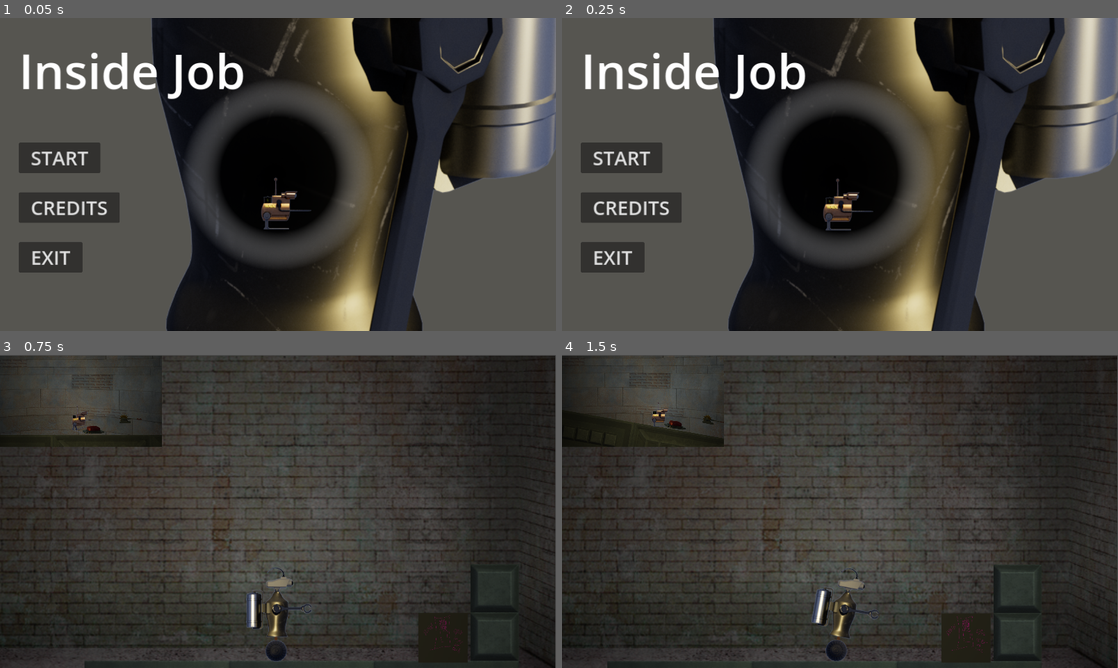
Above: before the commit, frames 1-4 (two rows, left to right).
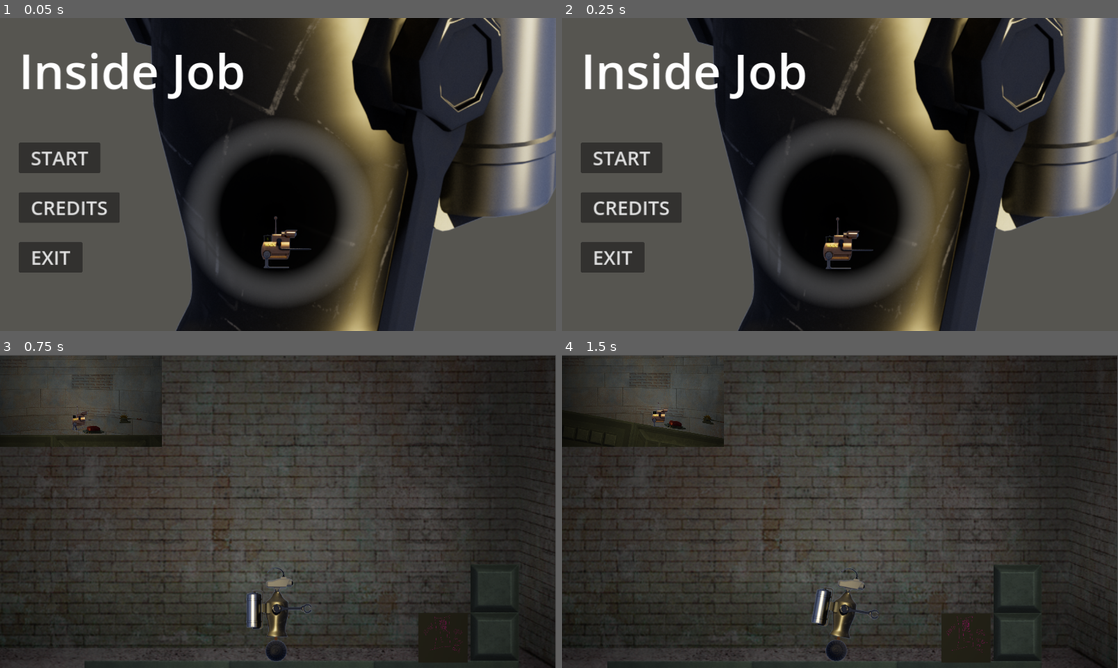
Above: after the commit, the same moments.

Repository: 42triangles/robot-surgery
Game: Godot game, scene res://scenes/title_menu.tscn
Same seed, same stepped clock (60 frames per second), same inputs: the game is played once before the commit and once after it.
Inputs:
- Up to frame 1 (0.05 s): no input
- Up to frame 2 (0.25 s): no input
- Up to frame 3 (0.75 s): click "START" at 0.5 s
- Up to frame 4 (1.5 s): tap Enter at 1.25 s; hold D (move_right) from 1.28 s (still down); hold E (interact) from 1.28 s (still down)

The runs differ from the first frame. In frame 1, 26% of the frame differs, in the area x 22-100%, y 0-100%; in frame 2, 26%; in frame 3, nothing differs; in frame 4, nothing differs.

Commit message:
Adjust title screen spacing

Diff:
--- a/scenes/title_menu.tscn
+++ b/scenes/title_menu.tscn
@@ -70,7 +70,7 @@
 color = Color(0.338021, 0.333309, 0.315211, 1)
 
 [node name="TubeBotLarge" type="AnimatableBody2D" parent="SubViewportContainer/SubViewport"]
-position = Vector2(576, 324)
+position = Vector2(576, 404)
 script = ExtResource("2_pgcfd")
 
 [node name="Sprite2D" type="Sprite2D" parent="SubViewportContainer/SubViewport/TubeBotLarge"]
@@ -100,7 +100,7 @@
 shape = SubResource("WorldBoundaryShape2D_j487n")
 
 [node name="WADLSmall" type="RigidBody2D" parent="SubViewportContainer/SubViewport"]
-position = Vector2(576, 392)
+position = Vector2(576, 472)
 
 [node name="CollisionShape2D" type="CollisionShape2D" parent="SubViewportContainer/SubViewport/WADLSmall"]
 shape = SubResource("CircleShape2D_sv10p")
